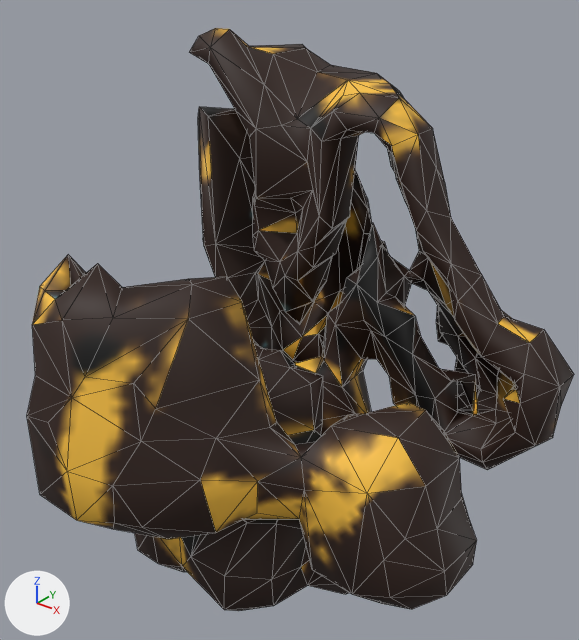
An edit to the glTF model www/proto3d/models/beth/equipment/fitted/wren/wren_leather_epic_boot_L_lod1.glb, drawn before and after from the same camera.
One viewpoint serves both versions: a camera (50 mm lens) standing at (0.562, -0.653, 0.503) and looking at (0.163, -0.153, 0.193). The lights are fixed; the arrows at lower left show +X, +Y and +Z. The picture after the commit comes second. Mesh edges are drawn as thin lines. Vertices at exactly the same position are counted once.

In view in the first picture: 'wren_leather_epic_boot_L_lod1'.
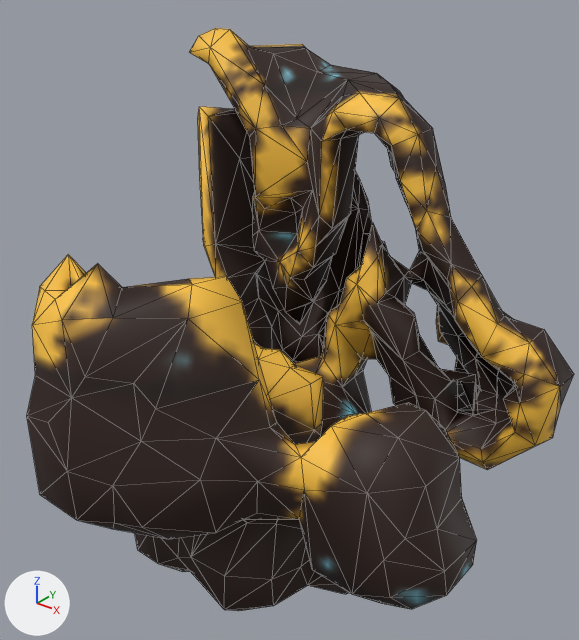
Pixel boxes [x1, y1, x2, y2] of what changed, in the pictures (579 x 640 px; the box of a moved part takes in the faces that stretch with it):
part 1 of me_wren_leather_epic_boot_l_hi_002, moved or reshaped
    before: [153, 129, 511, 608]
    after: [153, 129, 513, 608]
part 2 of me_wren_leather_epic_boot_l_hi_002, moved or reshaped
    both: [68, 255, 86, 286]
part 3 of me_wren_leather_epic_boot_l_hi_002, surface changed
    both: [32, 28, 564, 608]

What the commit changed:
me_wren_leather_epic_boot_l_hi_002 is used by ob_wren_leather_epic_boot_l_lod1; location (0.0, 0.0, 0.0).
me_wren_leather_epic_boot_l_hi_002 had 890 vertices, 1800 faces and spanned x -0.023..0.38, y -0.385..0.1, z -0.04..0.42.
me_wren_leather_epic_boot_l_hi_002 now has 896 vertices, 1812 faces and spans x -0.023..0.38, y -0.385..0.1, z -0.04..0.42.
Part 1, on me_wren_leather_epic_boot_l_hi_002:
32 vertices are removed from x 0.006..0.329, y -0.287..0.02, z -0.003..0.332.
157 faces are deleted.
8 vertices move from x 0.044..0.308, y -0.064..0.07, z 0.06..0.264 to x 0.044..0.305, y -0.064..0.071, z 0.061..0.266.
37 vertices are added at x 0.005..0.33, y -0.289..0.019, z -0.011..0.33.
167 new faces join them.
Part 2, on me_wren_leather_epic_boot_l_hi_002:
5 vertices are removed from x 0.092..0.109, y -0.324..-0.267, z 0.239..0.274.
26 faces are deleted.
2 vertices move from x 0.107..0.158, y -0.322..-0.222, z 0.238..0.269 to x 0.108..0.159, y -0.323..-0.222, z 0.239..0.268.
6 vertices are added at (0.093, -0.315, 0.264), (0.103, -0.325, 0.273), (0.092, -0.269, 0.24), (0.099, -0.291, 0.24), (0.101, -0.318, 0.273), (0.129, -0.257, 0.237).
28 new faces join them.
me_wren_leather_epic_boot_l_hi_002 part 3: 1617 kept faces spanning x -0.023..0.38, y -0.385..0.1, z -0.04..0.42 get new texture (UV) coordinates.
